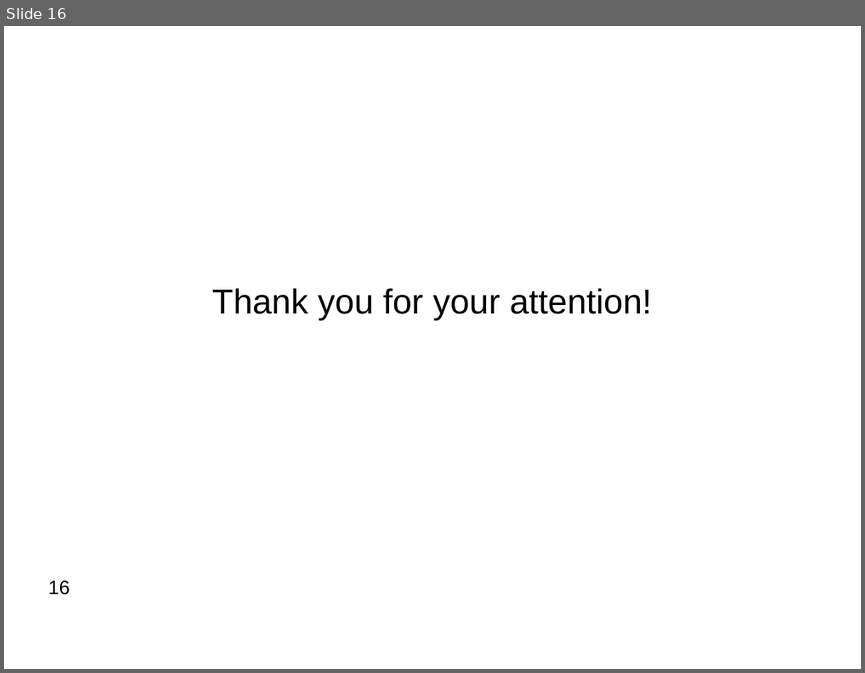
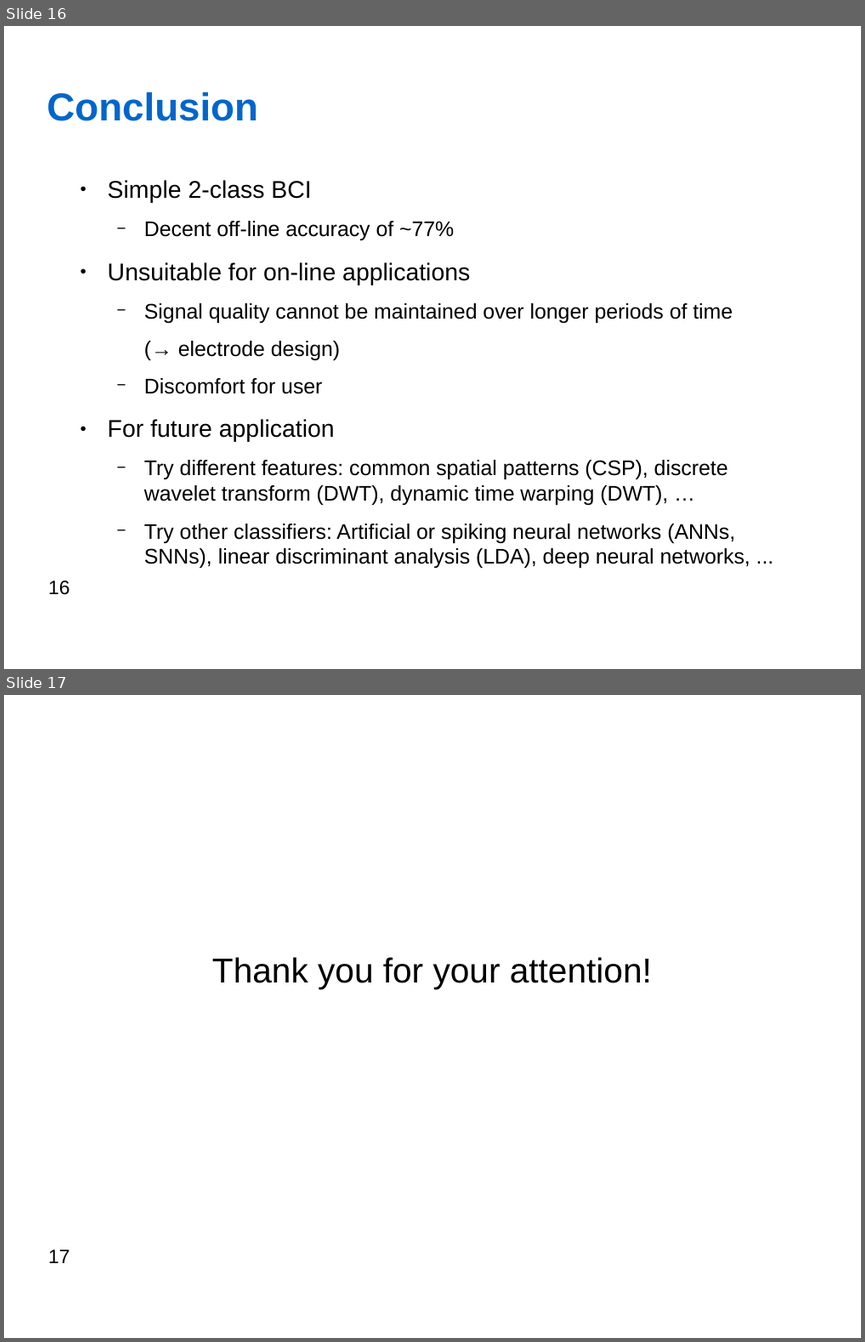
Before and after one commit to jfedjaev/NSTresearchPractice, a slide deck: Report/Presentation/Fedjaev_ResearchPractice.odp. Shown one above the other, each under a label of ours: slide 16 before the commit, slides 16 and 17 after it. The pictures are 865x673 and 865x1342 pixels, drawn with LibreOffice and Linux fonts; fonts in the diff are those of the drawing; background and template pictures are left out. Boxes give left, top, right and bottom in pixels: in the first picture for what was removed or moved away, otherwise in the second. Text is boxed around its words. In the diff, an @@ line names an element or a change of style, - is before the commit and + after.

```diff
--- a/Report/Presentation/Fedjaev_ResearchPractice.odp
+++ b/Report/Presentation/Fedjaev_ResearchPractice.odp
@@ slide 16 added at (x1=4, y1=26, x2=861, y2=669), background #FFFFFF; not listed: 1 template element that a slide beside it also shows @@
@@ title added at (x1=46, y1=92, x2=258, y2=121), 36 pt, text #0066CC, bold @@
+Conclusion
@@ text added at (x1=108, y1=180, x2=750, y2=567), 19.6 pt, text #000000 @@
+● Simple 2-class BCI
+  − Decent off-line accuracy of ~77%
+● Unsuitable for on-line applications
+  − Signal quality cannot be maintained over longer periods of time
+  (→ electrode design)
+  − Discomfort for user
+● For future application
+  − Try different features: common spatial patterns (CSP), discrete wavelet transform (DWT), dynamic time warping (DWT), …
+  − Try other classifiers: Artificial or spiking neural networks (ANNs, SNNs), linear discriminant analysis (LDA), deep neural networks, ...
@@ what was slide 16 is now slide 17 @@
@@ page number at (x1=48, y1=1249, x2=69, y2=1263): text changed @@
-16
+17
```
Also in this commit, not shown: 12 slides changed, 3 other slides added, 3 slides removed, 2 other files.
